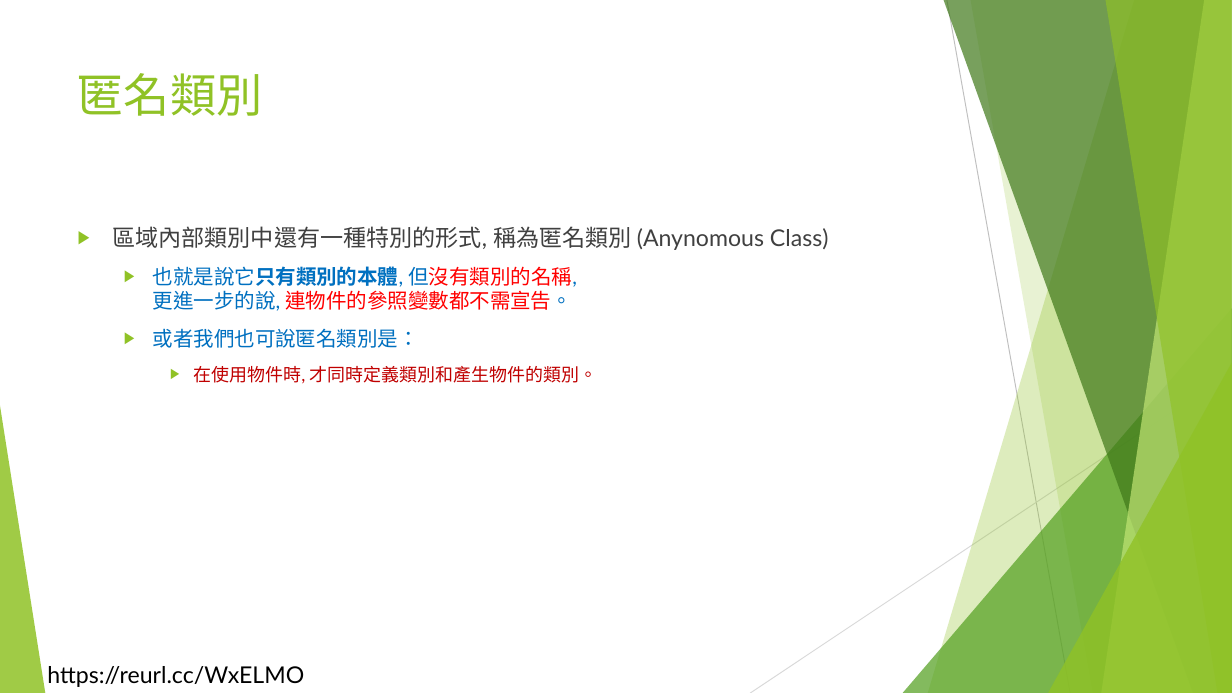
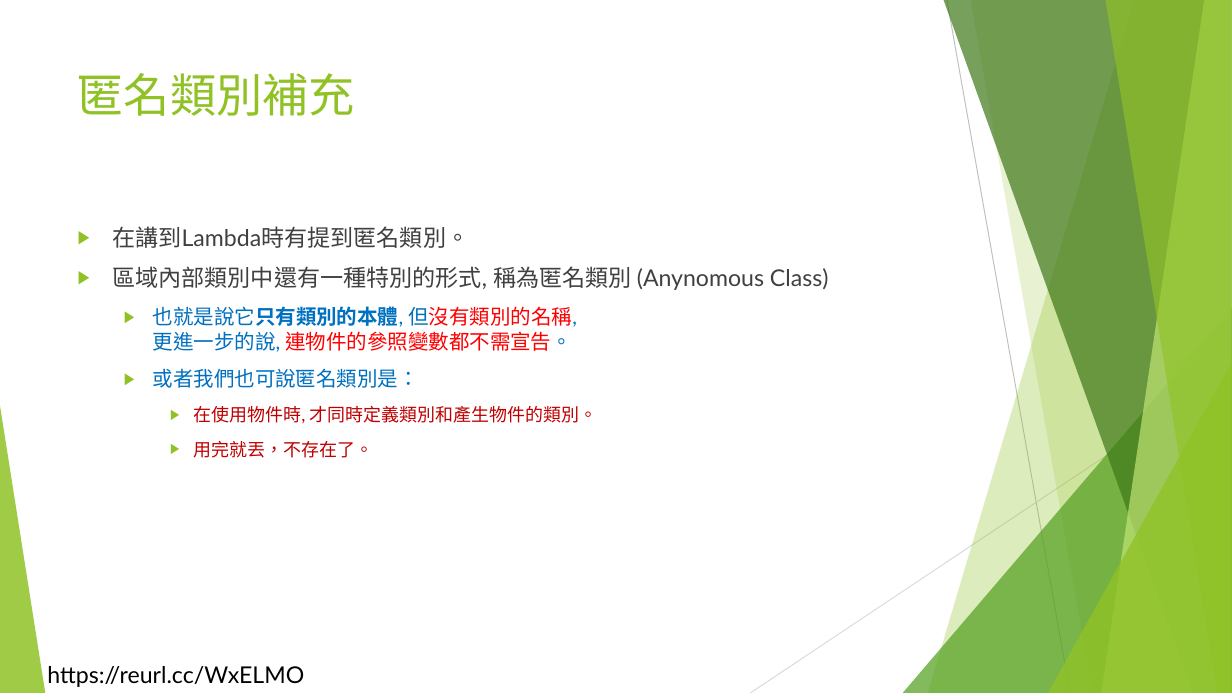
Before and after one commit to liulawsi/My_PPTs, a slide deck: slide 78 of LCC/Java/17_多執行緒及lambda.pptx (slide 76 before the commit). Drawn at 1232x693 pixels with LibreOffice and Linux fonts; fonts in the diff are those of the drawing; background and template pictures are left out. Boxes give left, top, right and bottom in pixels: in the first picture for what was removed or moved away, otherwise in the second. Text is boxed around its words. In the diff, an @@ line names an element or a change of style, - is before the commit and + after.

```diff
--- a/LCC/Java/17_多執行緒及lambda.pptx
+++ b/LCC/Java/17_多執行緒及lambda.pptx
@@ title at (78, 73, 355, 116): text changed @@
-匿名類別
+匿名類別補充
@@ text at (112, 226, 469, 248): paragraph added @@
+▶ 在講到Lambda時有提到匿名類別。
@@ text at (193, 441, 373, 458): paragraph added @@
+    ▶ 用完就丟，不存在了。
```
Also in this commit, not shown: 4 other slides changed, 3 slides added, 1 slide removed.
